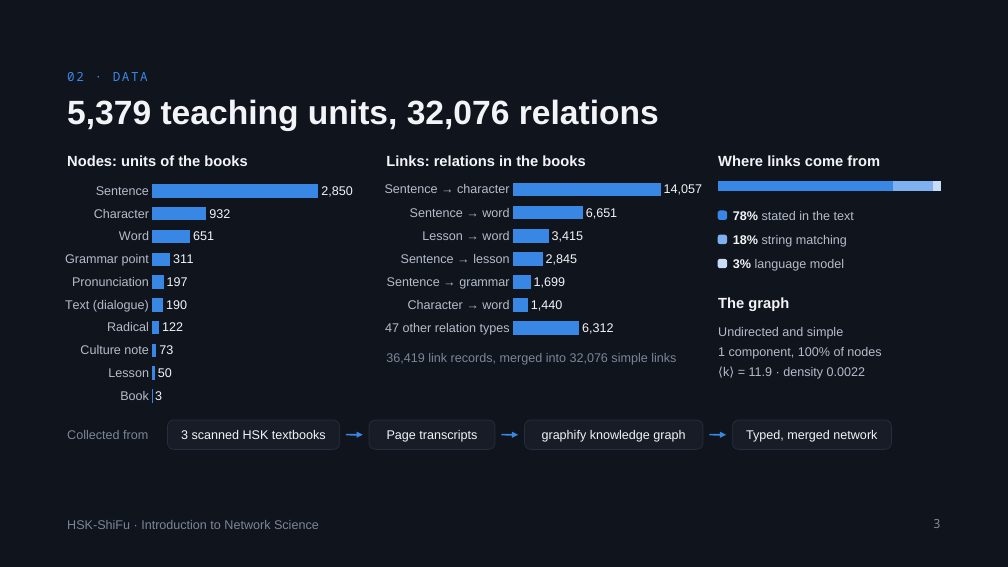
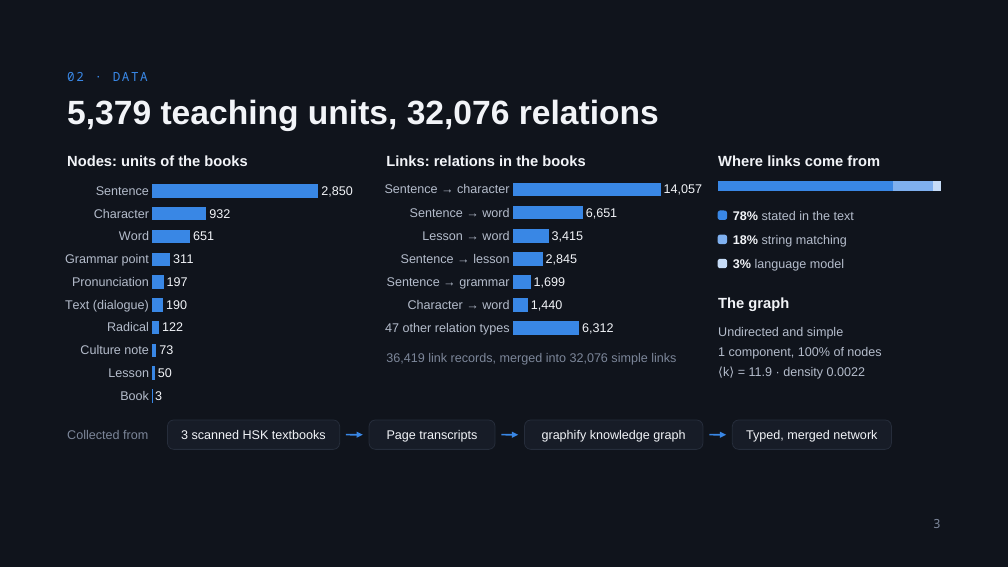
Before and after one commit to MSamiulHasnat/HSK-ShiFu, a slide deck: slide 3 of NetworkScience/CourseSubmissions/HSK-ShiFu_Network_Science_Final_Presentation.pptx. Drawn at 1008x567 pixels with LibreOffice and Linux fonts; fonts in the diff are those of the drawing. Boxes give left, top, right and bottom in pixels: in the first picture for what was removed or moved away, otherwise in the second. Text is boxed around its words. In the diff, an @@ line names an element or a change of style, - is before the commit and + after.

```diff
--- a/NetworkScience/CourseSubmissions/HSK-ShiFu_Network_Science_Final_Presentation.pptx
+++ b/NetworkScience/CourseSubmissions/HSK-ShiFu_Network_Science_Final_Presentation.pptx
@@ text removed at (x1=67, y1=520, x2=319, y2=529) @@
-HSK-ShiFu · Introduction to Network Science
@@ rectangle added at (x1=67, y1=516, x2=325, y2=534), fill #10141C @@
```
Also in this commit, not shown: 8 other slides changed, 1 slide removed, 4 other files.
